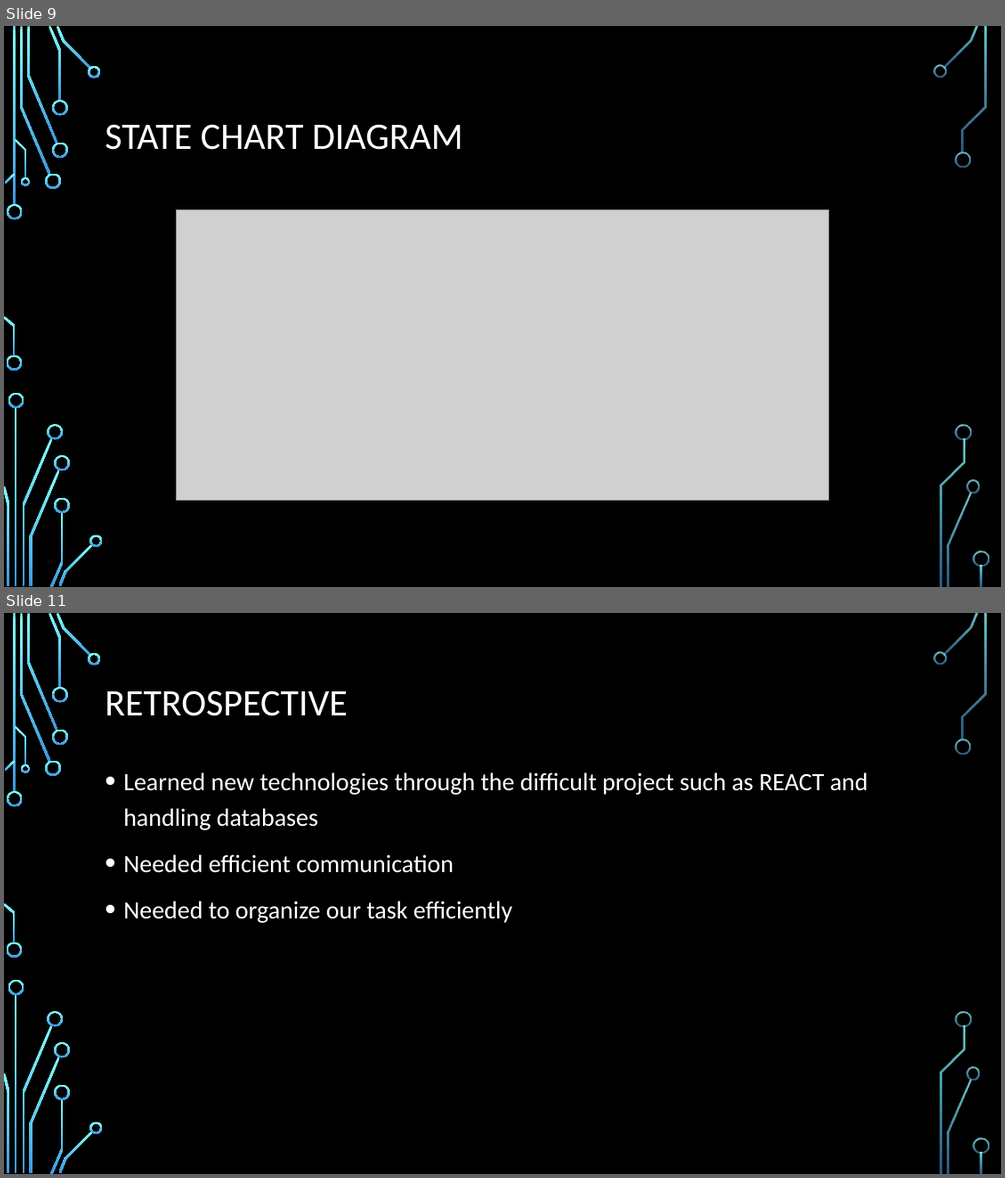
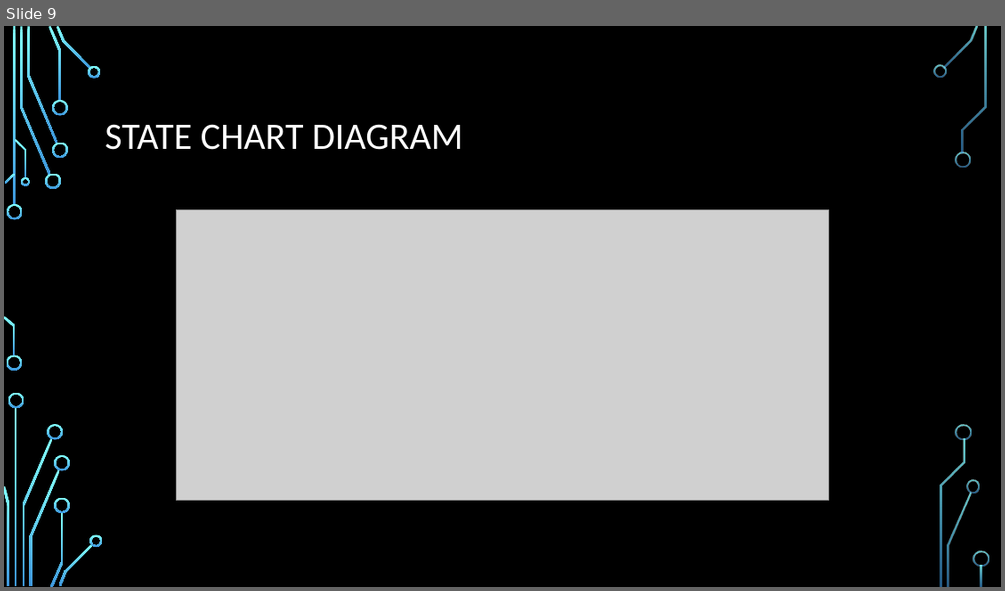
Before and after one commit to signm4/moneyMgmt_cs4398, a slide deck: FInal Presentation.pptx. Shown one above the other, each under a label of ours: slides 9 and 11 before the commit, slide 9 after it; the slides between them are not shown. The pictures are 1005x1178 and 1005x591 pixels, drawn with LibreOffice and Linux fonts; fonts in the diff are those of the drawing; grey boxes stand for pictures; background and template pictures are left out. Boxes give left, top, right and bottom in pixels: in the first picture for what was removed or moved away, otherwise in the second. Text is boxed around its words. In the diff, an @@ line names an element or a change of style, - is before the commit and + after.

```diff
--- a/FInal Presentation.pptx
+++ b/FInal Presentation.pptx
@@ slide 11 removed at [4,613,1001,1174], background picture (left out); not listed: 36 template elements that a slide beside it also shows @@
@@ title removed at [105,690,348,716] @@
-RETROSPECTIVE
@@ text removed at [123,772,868,923] @@
-• Learned new technologies through the difficult project such as REACT and handling databases
-• Needed efficient communication
-• Needed to organize our task efficiently
```
Also in this commit, not shown: 2 slides changed, 1 slide added.
